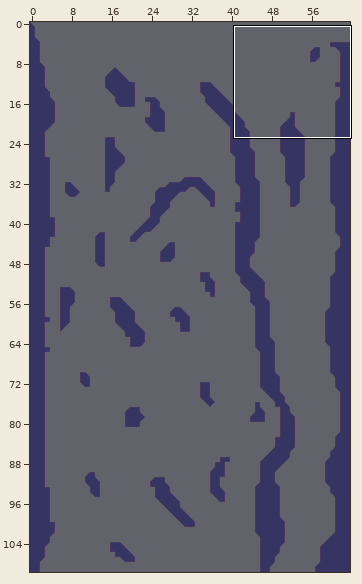
A Tiled map gets an edit: Marsh/bogTilemap1.tmx. The first picture is a wide view before the edit; the outline marks the close-up.
Close-up. Before:
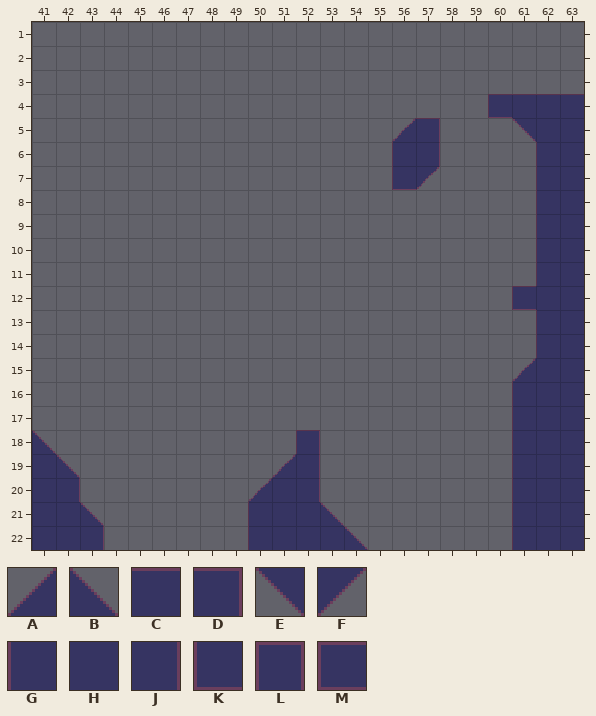
Cells are 16x16 px. Shown: x 41..63, y 1..22.
Key: from "bogTileset": A 0, B 1, C 5, D 6, E 7, F 8, G 11, H 12, J 13, K 18, L 25, M 28.
_ is an empty cell.
Layer "Tile Layer 1" before, first column x 41:
 1 _______________________
 2 _______________________
 3 _______________________
 4 ___________________MCCC
 5 _______________AD___EHH
 6 _______________GJ____GH
 7 _______________KF____GH
 8 _____________________GH
 9 _____________________GH
10 _____________________GH
11 _____________________GH
12 ____________________MHH
13 _____________________GH
14 _____________________GH
15 ____________________AHH
16 ____________________GHH
17 ____________________GHH
18 B__________L________GHH
19 HB________AJ________GHH
20 HJ_______AHJ________GHH
21 HHB______GHHB_______GHH
22 HHJ______GHHHB______GHH
New version:
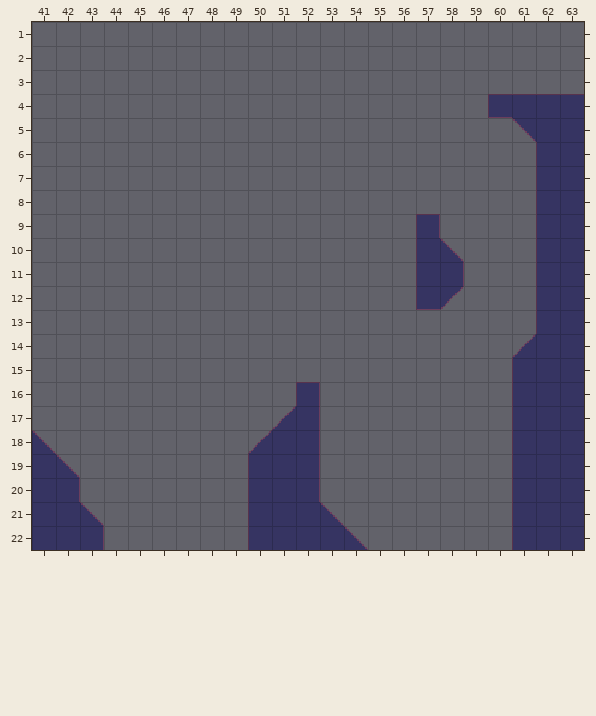
What changed:
Changed rows in their new state; . is an unchanged cell.
Layer "Tile Layer 1":
first column x 50:
 5 ......__.....
 6 ......__.....
 7 ......__.....
 9 .......L.....
10 .......GB....
11 .......GJ....
12 .......KF.._G
14 ...........AH
15 ...........G.
16 ..L..........
17 .AJ..........
18 AHJ..........
19 GH...........
20 G............
Changed places in both close-ups, as pixel boxes (x1, y1, x2, y2):
removed: (392, 118, 440, 190)
added: (416, 214, 464, 310)
changed: (512, 286, 537, 310)
changed: (512, 334, 537, 381)
changed: (248, 382, 320, 501)
